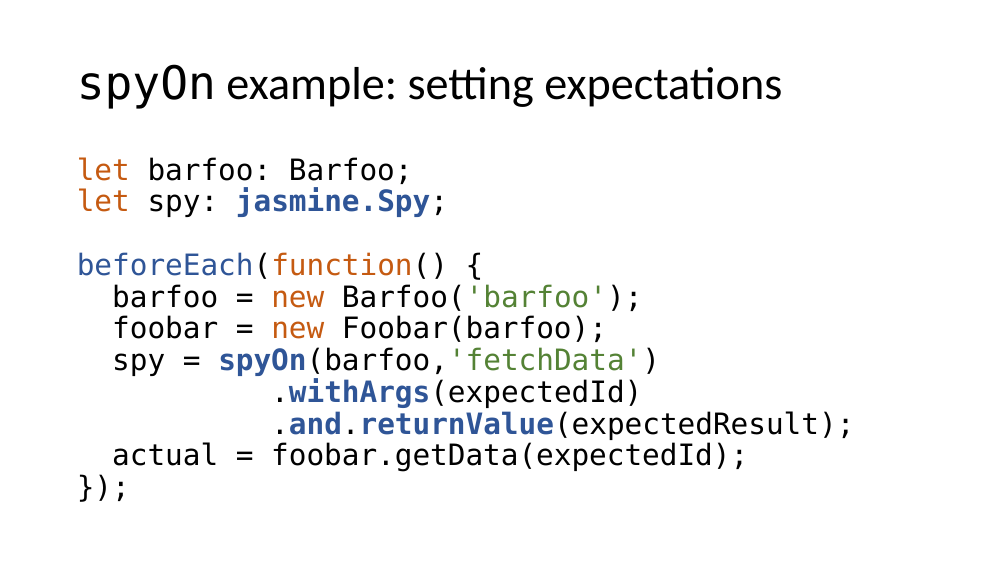
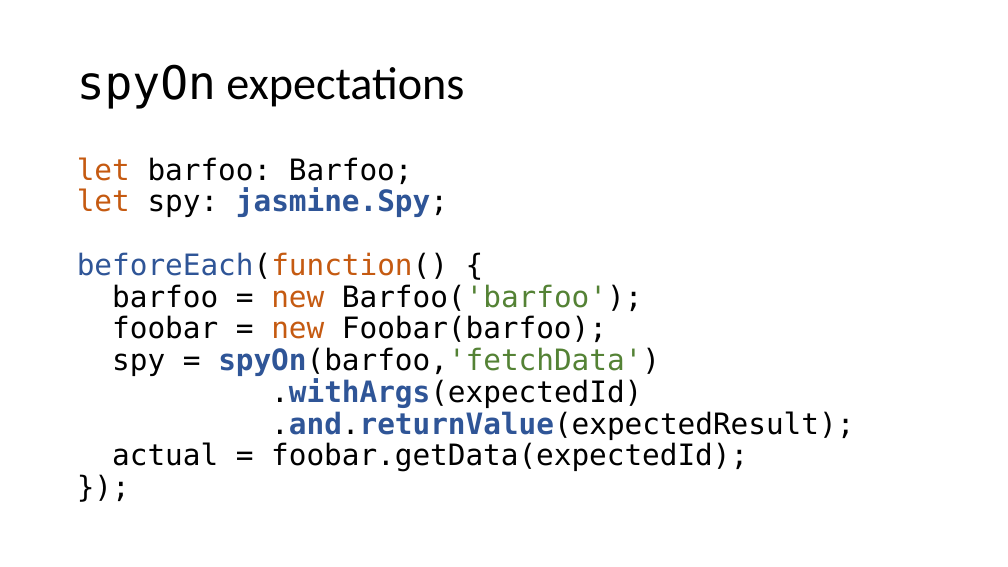
Before and after one commit to cebartling/test-driven, a slide deck: slide 17 of presentations/Introduction to Jasmine Framework.pptx. Drawn at 1008x567 pixels with LibreOffice and Linux fonts; fonts in the diff are those of the drawing. Boxes give left, top, right and bottom in pixels: in the first picture for what was removed or moved away, otherwise in the second. Text is boxed around its words. In the diff, an @@ line names an element or a change of style, - is before the commit and + after.

```diff
--- a/presentations/Introduction to Jasmine Framework.pptx
+++ b/presentations/Introduction to Jasmine Framework.pptx
@@ title at (77, 64, 464, 109): text changed @@
-spyOn example: setting expectations
+spyOn expectations
```
Also in this commit, not shown: 5 other slides changed, 2 slides added.
